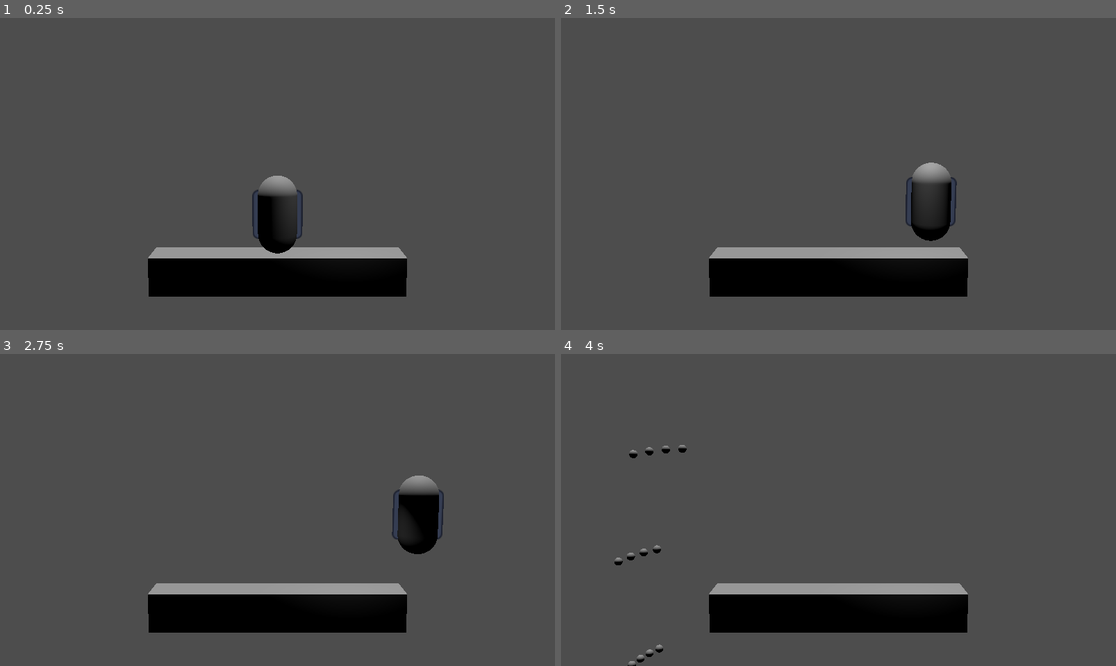
Above: before the commit, frames 1-4 (two rows, left to right).
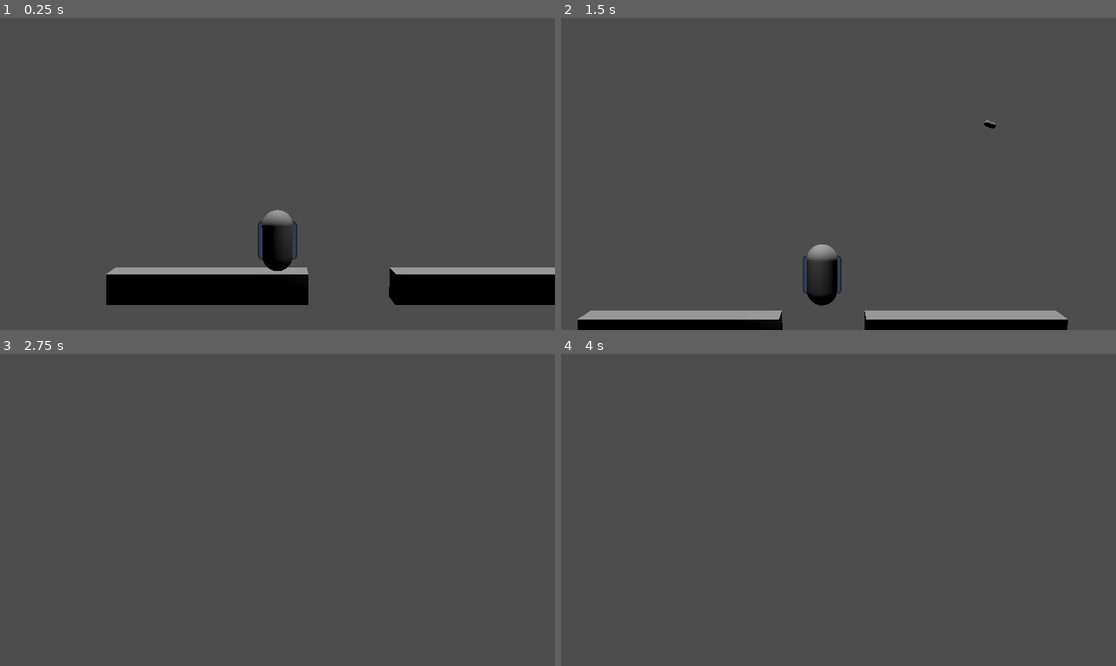
Above: after the commit, the same moments.

Repository: theowiik/project-epic-footsies-2
Game: Godot game, scene res://scenes/main.tscn
Same seed, same stepped clock (60 frames per second), same inputs: the game is played once before the commit and once after it. The engine's default icon, where the game draws it, is replaced by a stand-in: a white triangle on a blue panel in a dark square.
Inputs (mouse positions are in pixels of both pictures, inside the frame that each line leads up to):
- Up to frame 1 (0.25 s): no input
- Up to frame 2 (1.5 s): tap Enter (ui_accept) at 0.5, 0.6, 0.77, 1.07 s; move the mouse to (960, 158) at 0.52 s; hold Right (ui_right) 0.53-1.28 s; click (960, 158) at 0.67 s; move the mouse to (727, 189) at 1.27 s; hold Left (ui_left) from 1.28 s (still down); tap K at 1.35 s
- Up to frame 3 (2.75 s): tap Enter (ui_accept) at 1.52, 1.55, 1.82, 2.3 s; move the mouse to (333, 441) at 2.02 s; release Left (ui_left) at 2.03 s; hold Right (ui_right) from 2.03 s (still down); hold J from 2.03 s (still down)
- Up to frame 4 (4 s): move the mouse to (810, 572) at 2.77 s; release J at 2.78 s; tap L at 2.85 s; click (810, 572) at 2.92 s; tap Enter (ui_accept) at 3.02, 3.05, 3.32, 3.6, 3.77 s; move the mouse to (1005, 556) at 3.52 s; release Right (ui_right) at 3.53 s; hold Left (ui_left) from 3.53 s (still down)

The runs differ from the first frame. In frame 1, 11% of the frame differs, in the area x 19-100%, y 50-92%; in frame 2, 13%, in the area x 3-92%, y 32-100%; in frame 3, 8.9%; in frame 4, 7.6%.

Commit message:
Add camera

Diff:
--- a/game/objects/player.tscn
+++ b/game/objects/player.tscn
@@ -7,7 +7,7 @@
 
 [sub_resource type="CapsuleMesh" id="CapsuleMesh_ykyjo"]
 
-[node name="Player" type="CharacterBody3D"]
+[node name="Player" type="CharacterBody3D" groups=["players"]]
 script = ExtResource("2_ykyjo")
 
 [node name="CollisionShape3D" type="CollisionShape3D" parent="."]
--- a/game/project.godot
+++ b/game/project.godot
@@ -14,3 +14,7 @@
 run/main_scene="uid://ovaec6nc7m42"
 config/features=PackedStringArray("4.5", "Forward Plus")
 config/icon="res://assets/icon.svg"
+
+[global_group]
+
+players=""
--- a/game/scenes/main.tscn
+++ b/game/scenes/main.tscn
@@ -1,6 +1,7 @@
-[gd_scene load_steps=4 format=3 uid="uid://ovaec6nc7m42"]
+[gd_scene load_steps=5 format=3 uid="uid://ovaec6nc7m42"]
 
 [ext_resource type="PackedScene" uid="uid://wilclsh64myp" path="res://objects/player.tscn" id="1_o5qli"]
+[ext_resource type="Script" uid="uid://d0f1w2mq5h6r7" path="res://scripts/follow_camera.gd" id="2_0wfyh"]
 
 [sub_resource type="BoxShape3D" id="BoxShape3D_sgp6g"]
 size = Vector3(6.449463, 1, 1)
@@ -11,7 +12,7 @@
 [node name="Main" type="Node3D"]
 
 [node name="StaticBody3D" type="StaticBody3D" parent="."]
-transform = Transform3D(1, 0, 0, 0, 1, 0, 0, 0, 1, 0, -0.9567063, 0)
+transform = Transform3D(1, 0, 0, 0, 1, 0, 0, 0, 1, -2.2444236, -0.9567063, 0)
 
 [node name="CollisionShape3D" type="CollisionShape3D" parent="StaticBody3D"]
 shape = SubResource("BoxShape3D_sgp6g")
@@ -19,12 +20,22 @@
 [node name="MeshInstance3D" type="MeshInstance3D" parent="StaticBody3D"]
 mesh = SubResource("BoxMesh_sgp6g")
 
+[node name="StaticBody3D2" type="StaticBody3D" parent="."]
+transform = Transform3D(1, 0, 0, 0, 1, 0, 0, 0, 1, 7.00799, -0.9567063, 0)
+
+[node name="CollisionShape3D" type="CollisionShape3D" parent="StaticBody3D2"]
+shape = SubResource("BoxShape3D_sgp6g")
+
+[node name="MeshInstance3D" type="MeshInstance3D" parent="StaticBody3D2"]
+mesh = SubResource("BoxMesh_sgp6g")
+
 [node name="Player" parent="." instance=ExtResource("1_o5qli")]
 transform = Transform3D(1, 0, 0, 0, 1, 0, 0, 0, 1, 0, 0.9574709, 0)
 
 [node name="Camera3D" type="Camera3D" parent="."]
-transform = Transform3D(1, 0, 0, 0, 0.98995954, 0.14135048, 0, -0.14135048, 0.98995954, 0, 3.5611897, 13.818596)
+transform = Transform3D(1, 0, 0, 0, 0.9990978, 0.04246854, 0, -0.04246854, 0.9990978, 0, 3, 18)
 fov = 31.5
+script = ExtResource("2_0wfyh")
 
 [node name="SpotLight3D" type="SpotLight3D" parent="."]
 transform = Transform3D(0.7745472, -0.6064626, 0.17966545, 0, 0.28404883, 0.9588098, -0.6325161, -0.7426435, 0.22000922, 1.946548, 3.4297528, 1.2746582)
--- /dev/null
+++ b/game/scripts/follow_camera.gd
@@ -0,0 +1,19 @@
+extends Camera3D
+class_name FollowCamera
+
+var follow: Array[Node3D] = []
+var offset: Vector3 = Vector3(0, 3, 18)
+@export var smoothing_speed: float = 5.0
+
+func _ready() -> void:
+	var players: Array[Node] = get_tree().get_nodes_in_group("players")
+
+	for player in players:
+		follow.append(player as Node3D)
+
+func _process(delta: float) -> void:
+	if follow.is_empty():
+		return
+
+	var target_position: Vector3 = follow[0].global_position + offset
+	global_position = global_position.lerp(target_position, 1.0 - exp(-smoothing_speed * delta))
--- a/game/scripts/movement/decorators/phast.gd
+++ b/game/scripts/movement/decorators/phast.gd
@@ -4,7 +4,7 @@
 var speed_multiplier: float = 1.6
 
 
-func process_movement(input_vector: Vector2, delta: float) -> Vector2:
-	var base_velocity = base_mover.process_movement(input_vector, delta)
+func process_movement(input_vector: Vector2, delta: float, context: Dictionary) -> Vector3:
+	var base_velocity = base_mover.process_movement(input_vector, delta, context)
 	base_velocity.x *= speed_multiplier
 	return base_velocity
--- a/game/scripts/movement/default_mover.gd
+++ b/game/scripts/movement/default_mover.gd
@@ -1,5 +1,8 @@
 extends MoverInterface
 class_name DefaultMover
+
+const JUMP_VELOCITY = 10.0
+const GRAVITY = 20.0
 
 var speed: float = 5.0
 
@@ -8,10 +11,21 @@
 	speed = movement_speed
 
 
-func process_movement(input_vector: Vector2, _delta: float) -> Vector2:
-	var velocity = Vector2.ZERO
+func process_movement(input_vector: Vector2, delta: float, context: Dictionary) -> Vector3:
+	var velocity = Vector3.ZERO
+	var current_velocity_y: float = context.get("velocity_y", 0.0)
+	var is_on_floor: bool = context.get("is_on_floor", false)
+	var jump_pressed: bool = context.get("jump_pressed", false)
 
+	# Horizontal movement
 	velocity.x = input_vector.x * speed
-	velocity.y = 0
+	velocity.z = 0
+
+	# Vertical movement (gravity and jumping)
+	velocity.y = current_velocity_y
+	if not is_on_floor:
+		velocity.y -= GRAVITY * delta
+	if jump_pressed and is_on_floor:
+		velocity.y = JUMP_VELOCITY
 
 	return velocity
--- a/game/scripts/movement/mover_decorator.gd
+++ b/game/scripts/movement/mover_decorator.gd
@@ -8,5 +8,5 @@
 	base_mover = mover
 
 
-func process_movement(input_vector: Vector2, delta: float) -> Vector2:
-	return base_mover.process_movement(input_vector, delta)
+func process_movement(input_vector: Vector2, delta: float, context: Dictionary) -> Vector3:
+	return base_mover.process_movement(input_vector, delta, context)
--- a/game/scripts/movement/mover_interface.gd
+++ b/game/scripts/movement/mover_interface.gd
@@ -2,6 +2,6 @@
 class_name MoverInterface
 
 
-func process_movement(_input_vector: Vector2, _delta: float) -> Vector2:
+func process_movement(_input_vector: Vector2, _delta: float, _context: Dictionary) -> Vector3:
 	push_error("MoverInterface.process_movement() not implemented")
-	return Vector2.ZERO
+	return Vector3.ZERO
--- a/game/scripts/player.gd
+++ b/game/scripts/player.gd
@@ -1,7 +1,4 @@
 extends CharacterBody3D
-
-const JUMP_VELOCITY = 10.0
-const GRAVITY = 20.0
 
 var facing_direction: int = 1
 
@@ -50,19 +47,14 @@
 	if Input.is_mouse_button_pressed(MOUSE_BUTTON_LEFT):
 		shoot()
 
-	# Apply gravity
-	if not is_on_floor():
-		velocity.y -= GRAVITY * delta
-
-	# Handle jump
-	if Input.is_action_just_pressed("ui_accept") and is_on_floor():
-		velocity.y = JUMP_VELOCITY
-
-	# Handle horizontal movement
+	# Handle all movement through the mover
 	var input_vector = get_input()
-	var movement = mover.process_movement(input_vector, delta)
-	velocity.x = movement.x
-	velocity.z = 0
+	var context = {
+		"velocity_y": velocity.y,
+		"is_on_floor": is_on_floor(),
+		"jump_pressed": Input.is_action_just_pressed("ui_accept")
+	}
+	velocity = mover.process_movement(input_vector, delta, context)
 
 	# Update facing direction based on movement
 	if input_vector.x > 0:
Not shown, added: game/scripts/follow_camera.gd.uid
